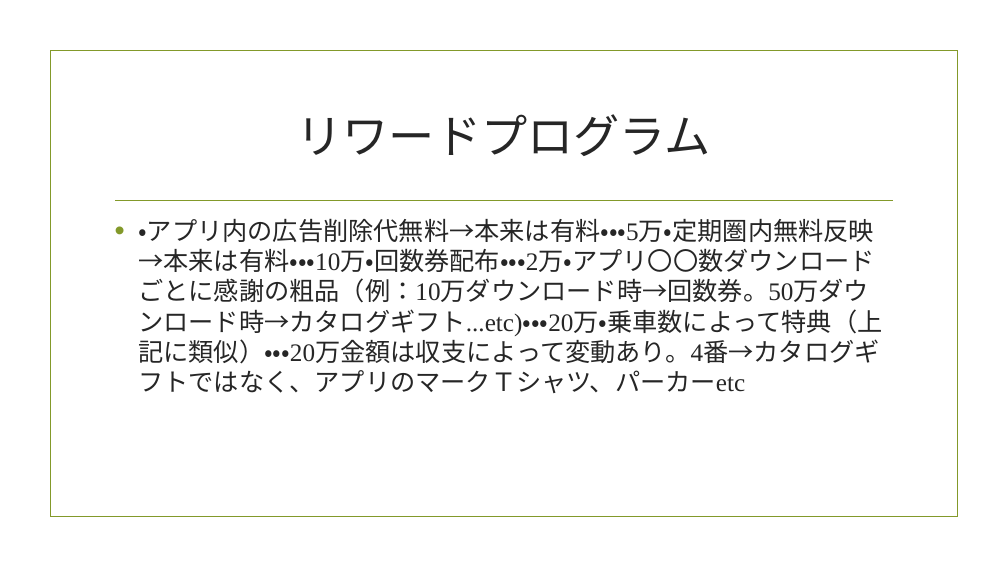
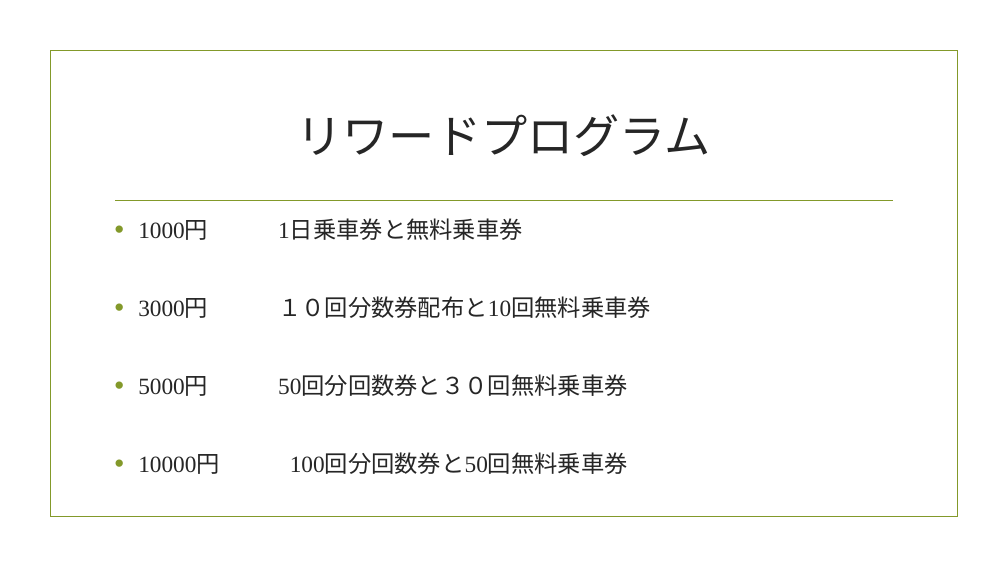
Before and after one commit to bluebird5/it2-2016, a slide deck: slide 5 of bluebird5/位置情報サービス.pptx (slide 4 before the commit). Drawn at 1008x567 pixels with LibreOffice and Linux fonts; fonts in the diff are those of the drawing; background and template pictures are left out. Boxes give left, top, right and bottom in pixels: in the first picture for what was removed or moved away, otherwise in the second. Text is boxed around its words. In the diff, an @@ line names an element or a change of style, - is before the commit and + after.

```diff
--- a/bluebird5/位置情報サービス.pptx
+++ b/bluebird5/位置情報サービス.pptx
@@ text at [138,220,651,474]: text changed; size 24 to 22.2 pt @@
-• ・アプリ内の広告削除代無料→本来は有料・・・5万・定期圏内無料反映→本来は有料・・・10万・回数券配布・・・2万・アプリ〇〇数ダウンロードごとに感謝の粗品（例：10万ダウンロード時→回数券。50万ダウンロード時→カタログギフト...etc)・・・20万・乗車数によって特典（上記に類似）・・・20万金額は収支によって変動あり。4番→カタログギフトではなく、アプリのマークＴシャツ、パーカーetc
+• 1000円 1日乗車券と無料乗車券
+• 3000円 １０回分数券配布と10回無料乗車券
+• 5000円 50回分回数券と３０回無料乗車券
+• 10000円 100回分回数券と50回無料乗車券
```
Also in this commit, not shown: 4 other slides changed.
